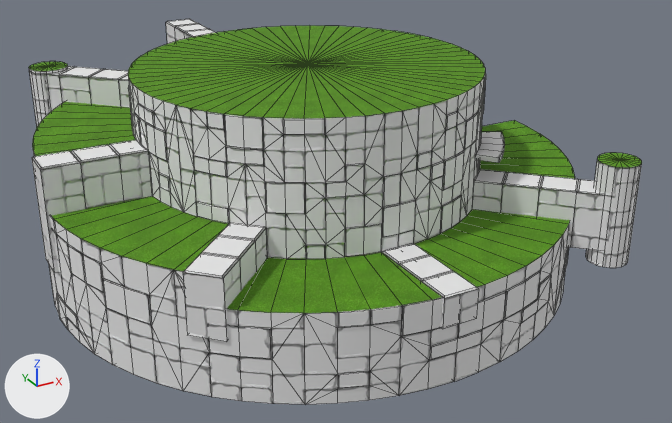
Two versions of the FBX model Plat_TCC/Assets/Environment/Main Terrain/SM_world_1_02.fbx, one commit apart.
Both versions are drawn from a 50 mm camera at (-153.5, -80.9, 88.4) aimed at (12.3, 220.5, -62.2). The axes (+X, +Y, +Z) are drawn at lower left. The lights are the same throughout. Mesh edges are drawn as thin lines. Where no turn or scale is listed for an object, it has been applied to the vertices.

In view in the first picture: 'main_mesh'.
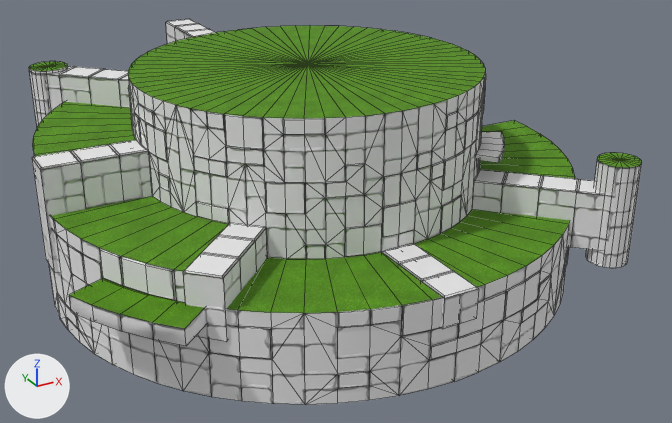
The change in detail:
me_cylinder_001 is used by ob_main_mesh; location (0.0, 220.0, 0.0).
me_cylinder_001 had 1480 vertices, 1816 faces and spanned x -101.0..100.0, y -101.0..140.0, z -80.0..0.0.
me_cylinder_001 now has 1511 vertices, 1839 faces and spans x -105.0..100.0, y -101.0..140.0, z -80.0..0.0.
me_cylinder_001 part 1: a new loose piece of 20 vertices spanning x -105.0..-71.0, y -80.0..-38.0, z -54.0..-48.0.
Part 2, on me_cylinder_001:
11 faces are deleted.
11 vertices are added at x -93.0..-77.0, y -63.0..-39.0, z -48.0..-38.0.
20 new faces join them, mat_bricks.

Pixel boxes [x1, y1, x2, y2] of what changed, in the pictures (672 x 423 px):
part 1 of me_cylinder_001, added: after [69, 278, 206, 346]
part 2 of me_cylinder_001, built on: [100, 248, 209, 391] in both
